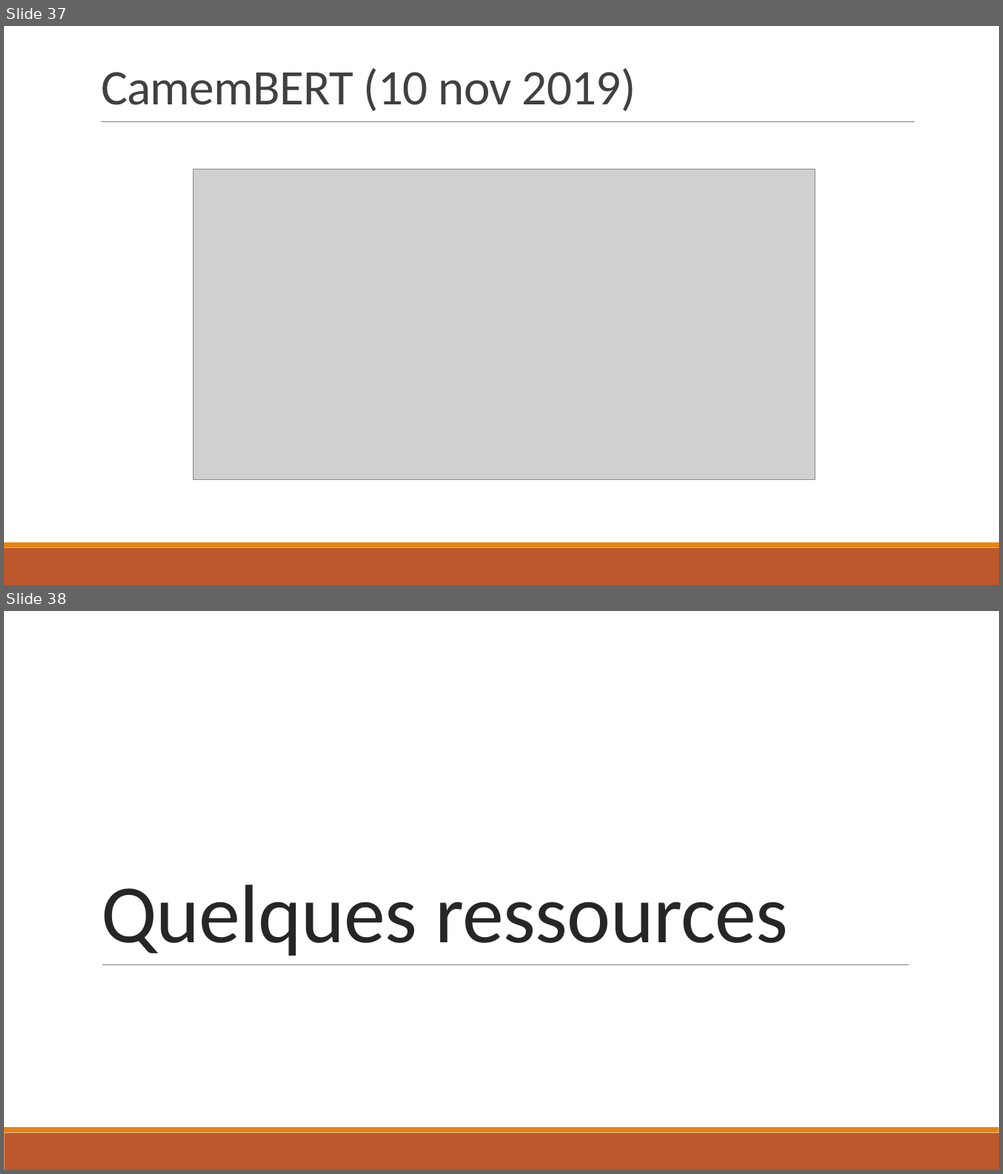
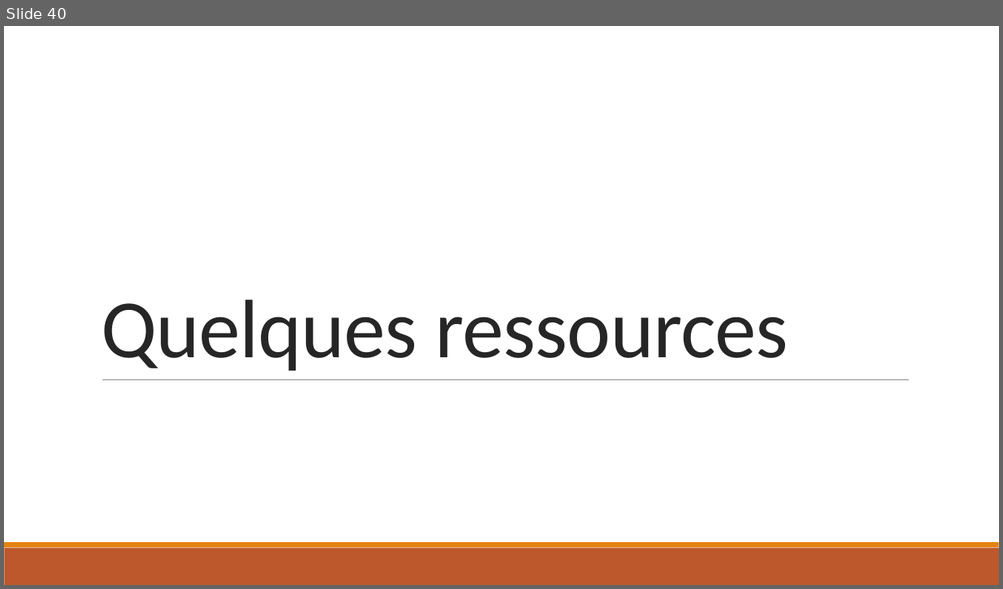
Before and after one commit to tomduquennoy/deep-learning, a slide deck: NLP/presentation/Cours_TALN_Supaero_2020.pptx. Shown one above the other, each under a label of ours: slides 37 and 38 before the commit, slide 40 after it. The pictures are 1003x1174 and 1003x589 pixels, drawn with LibreOffice and Linux fonts; fonts in the diff are those of the drawing; grey boxes stand for pictures. Boxes give left, top, right and bottom in pixels: in the first picture for what was removed or moved away, otherwise in the second. Text is boxed around its words. In the diff, an @@ line names an element or a change of style, - is before the commit and + after.

```diff
--- a/NLP/presentation/Cours_TALN_Supaero_2020.pptx
+++ b/NLP/presentation/Cours_TALN_Supaero_2020.pptx
@@ slide 37 removed at [4, 26, 999, 585], background #FFFFFF; not listed: 2 template elements that a slide beside it also shows @@
@@ title removed at [101, 68, 636, 111] @@
-CamemBERT (10 nov 2019)
@@ line removed from (101, 121) to (914, 121) @@
@@ picture removed at [193, 170, 814, 480] @@
@@ what was slide 38 is now slide 40 @@
```
Also in this commit, not shown: 3 slides added, 2 other files.
